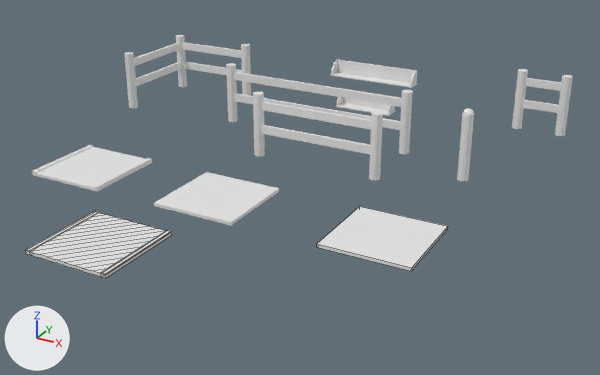
The Blender file Assets/5. Models/BlenderFiles/PROPS/Barriers_Floors_Compilation.blend: old version first, new version second.
Camera for both pictures: a 50 mm lens placed at (6.46, -9.23, 5.06), pointed at (0.37, 1.85, -0.48). Arrows for +X, +Y and +Z are at lower left; the lights stay in place. The first picture is the older version. Mesh edges are drawn as thin lines on the coarser meshes.

Names of what the first picture shows: 'Barrier1sq', 'Barrier2sq', 'Barrier3sq', 'BarrierCone', 'BarrierCorner', 'BarrierLow1sq', 'BarrierLow2sq', 'FloorTile', 'MHE_Lane', 'Pedestrian_Lane', 'StageLaneTile'.
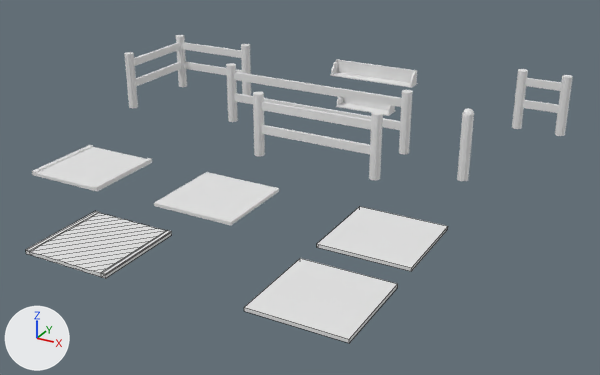
What differs and where, as boxes (x1, y1, x2, y2) in the pictures (600 x 375 px):
'YardTile', added: after (244, 258, 398, 343)

What changed in the scene script:
```text
Add me_cube_004:
    me_cube_004.from_pydata(...)  # a box spanning x -0.663..0.662, y -0.662..0.662, z -0.025..0.025
    me_cube_004.materials.append(mat_lowpolycommon)  # its picture is missing
Add ob_yardtile:
    ob_yardtile = bpy.data.objects.new('YardTile', me_cube_004)
    ob_yardtile.location = (2.66, -1.77, 0.0)
```
